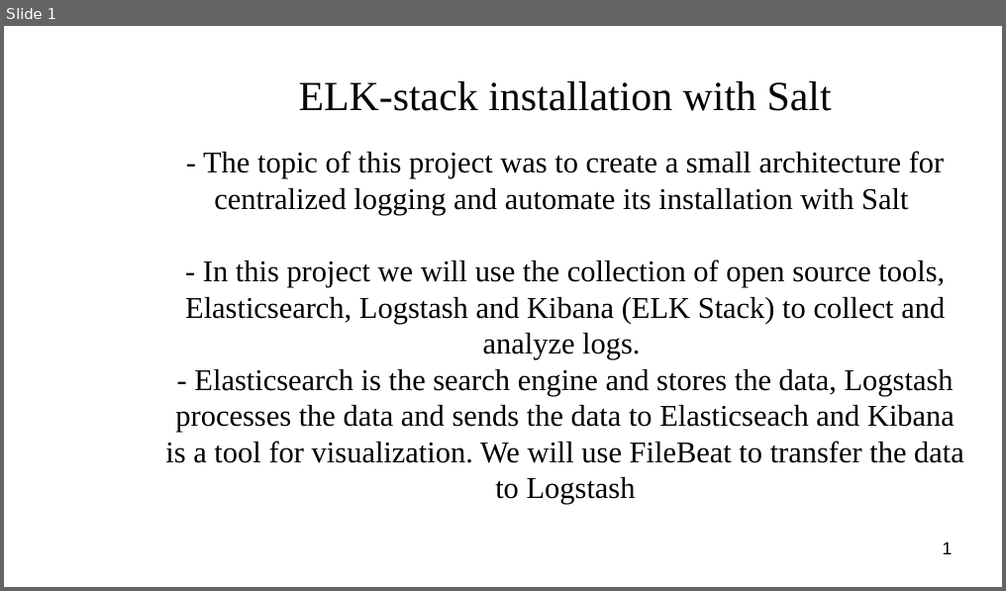
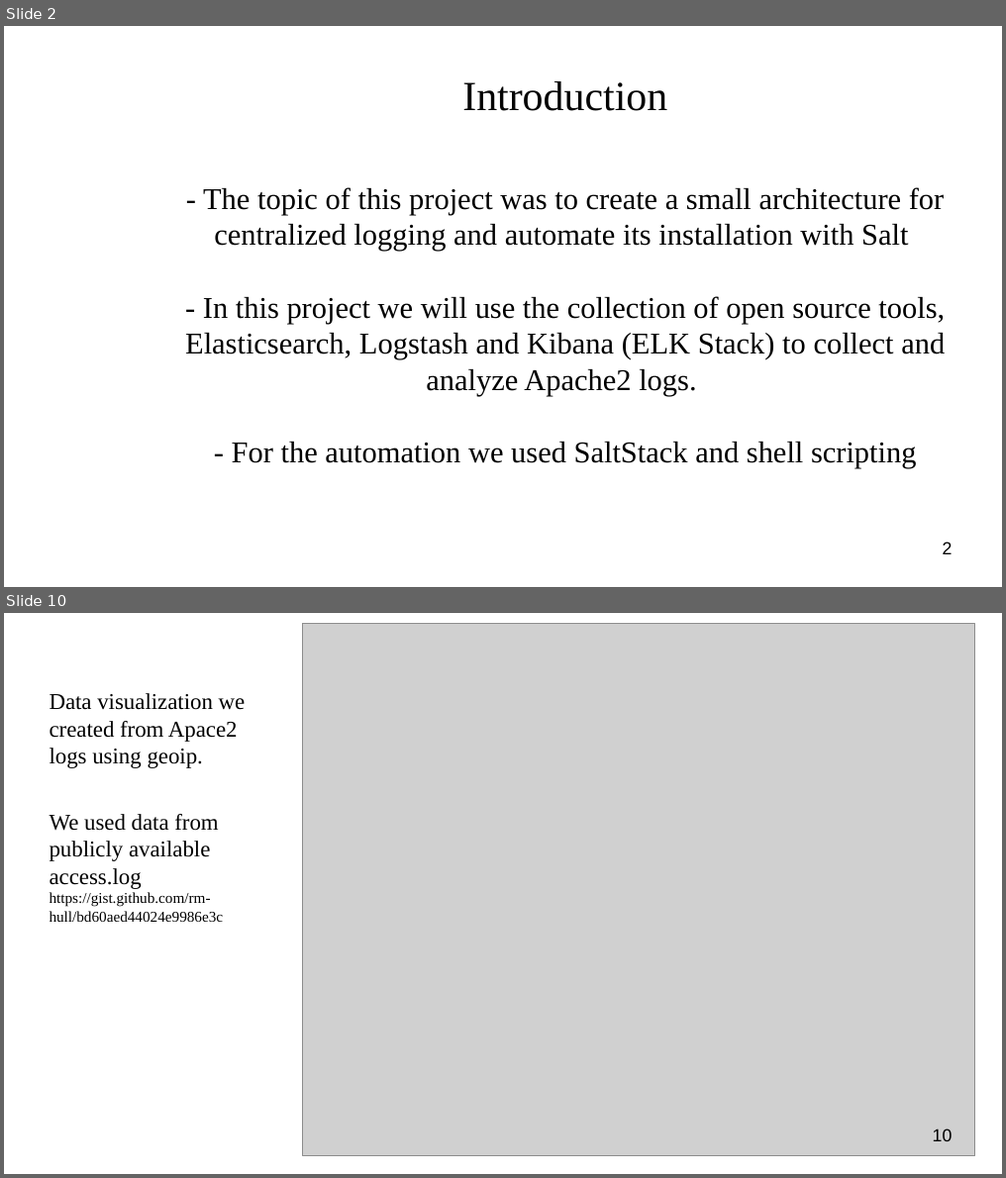
Before and after one commit to niinavi/Jarjestelmaprojekti, a slide deck: project_management/Presentation.odp. Shown one above the other, each under a label of ours: slide 1 before the commit, slides 2 and 10 after it; the slides between them are not shown. The pictures are 1006x591 and 1006x1178 pixels, drawn with LibreOffice and Linux fonts; fonts in the diff are those of the drawing; grey boxes stand for pictures; background and template pictures are left out. Boxes give left, top, right and bottom in pixels: in the first picture for what was removed or moved away, otherwise in the second. Text is boxed around its words. In the diff, an @@ line names an element or a change of style, - is before the commit and + after.

```diff
--- a/project_management/Presentation.odp
+++ b/project_management/Presentation.odp
@@ slide 10 added at [4,613,1002,1174], background #FFFFFF @@
@@ picture added at [303,624,975,1157] @@
@@ text added at [50,693,246,768], 18 pt, text #000000 @@
+Data visualization we created from Apace2 logs using geoip.
@@ text added at [50,814,224,922], 12 pt, text #000000 @@
+We used data from publicly available access.log
+https://gist.github.com/rm-hull/bd60aed44024e9986e3c
@@ page number added at [933,1129,952,1142], 14 pt, text #000000 @@
+10
@@ what was slide 1 is now slide 2 @@
@@ slide 2 changed as well @@
@@ title at [462,81,667,111]: text changed @@
-ELK-stack installation with Salt
+Introduction
@@ subtitle at [185,296,944,469]: text changed @@
-- In this project we will use the collection of open source tools, Elasticsearch, Logstash and Kibana (ELK Stack) to collect and analyze logs.
-- Elasticsearch is the search engine and stores the data, Logstash processes the data and sends the data to Elasticseach and Kibana is a tool for visualization. We will use FileBeat to transfer the data to Logstash
+- In this project we will use the collection of open source tools, Elasticsearch, Logstash and Kibana (ELK Stack) to collect and analyze Apache2 logs.
+- For the automation we used SaltStack and shell scripting
@@ page number at [943,542,952,555]: text changed @@
-1
+2
```
Also in this commit, not shown: 9 other slides added.
